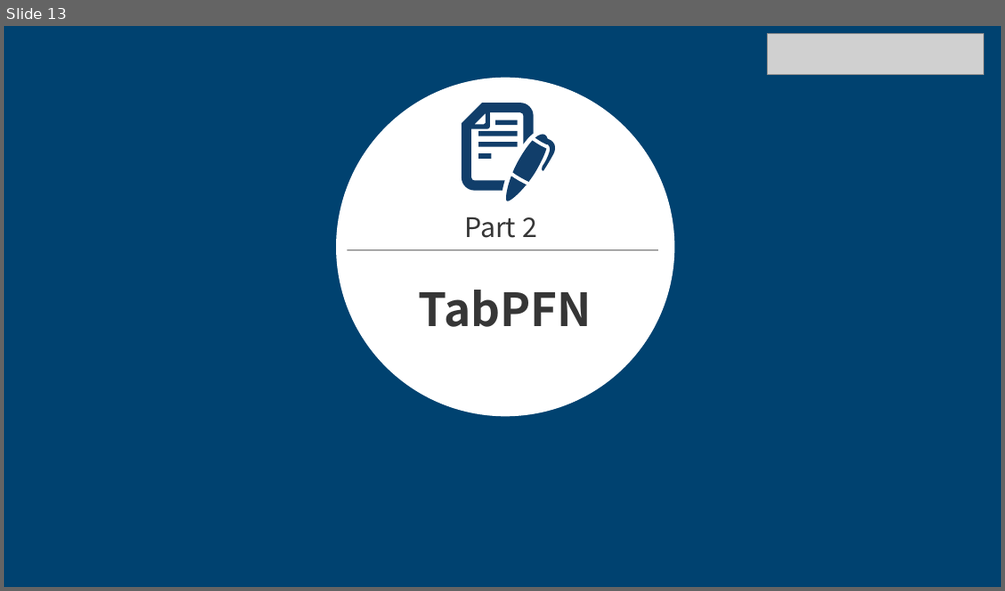
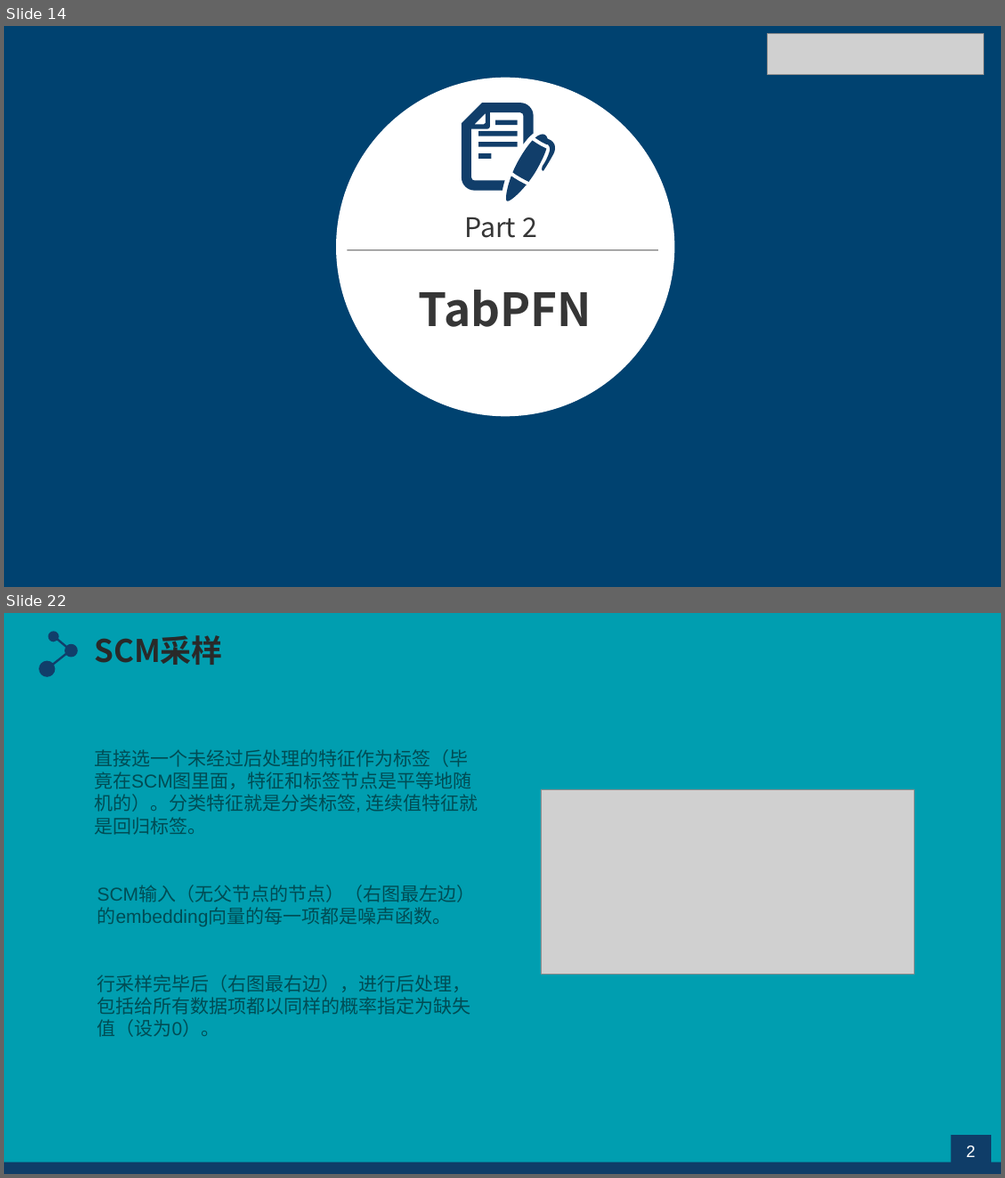
Before and after one commit to Ayana-chan/Obsidian_MyNote, a slide deck: 科研记录/TabPFN报告.pptx. Shown one above the other, each under a label of ours: slide 13 before the commit, slides 14 and 22 after it; the slides between them are not shown. The pictures are 1005x591 and 1005x1178 pixels, drawn with LibreOffice and Linux fonts; fonts in the diff are those of the drawing; grey boxes stand for pictures; background and template pictures are left out. Boxes give left, top, right and bottom in pixels: in the first picture for what was removed or moved away, otherwise in the second. Text is boxed around its words. In the diff, an @@ line names an element or a change of style, - is before the commit and + after.

```diff
--- a/科研记录/TabPFN报告.pptx
+++ b/科研记录/TabPFN报告.pptx
@@ slide 22 added at bbox=[4, 613, 1001, 1174], background picture (left out) @@
@@ freeform shape added at bbox=[39, 631, 78, 676], fill #113E6A @@
@@ text added at bbox=[94, 635, 223, 665], 30 pt, text #292929, bold @@
+SCM采样
@@ text added at bbox=[94, 749, 478, 835], 18 pt, text #004C54 @@
+直接选一个未经过后处理的特征作为标签（毕竟在SCM图里面，特征和标签节点是平等地随机的）。分类特征就是分类标签, 连续值特征就是回归标签。
@@ picture added at bbox=[541, 790, 914, 974] @@
@@ text added at bbox=[97, 885, 476, 926], 18 pt, text #004C54 @@
+SCM输入（无父节点的节点）（右图最左边）的embedding向量的每一项都是噪声函数。
@@ text added at bbox=[97, 974, 471, 1037], 18 pt, text #004C54 @@
+行采样完毕后（右图最右边），进行后处理，包括给所有数据项都以同样的概率指定为缺失值（设为0）。
@@ rectangle added at bbox=[951, 1135, 991, 1167], fill #0F3D68 @@
@@ page number added at bbox=[959, 1137, 983, 1165], 16 pt, text #FFFFFF @@
+22
@@ rectangle added at bbox=[4, 1162, 1001, 1174], fill #0F3D68 @@
@@ what was slide 13 is now slide 14 @@
```
Also in this commit, not shown: 1 slide changed, 10 other slides added, 2 slides removed, 10 other files.
